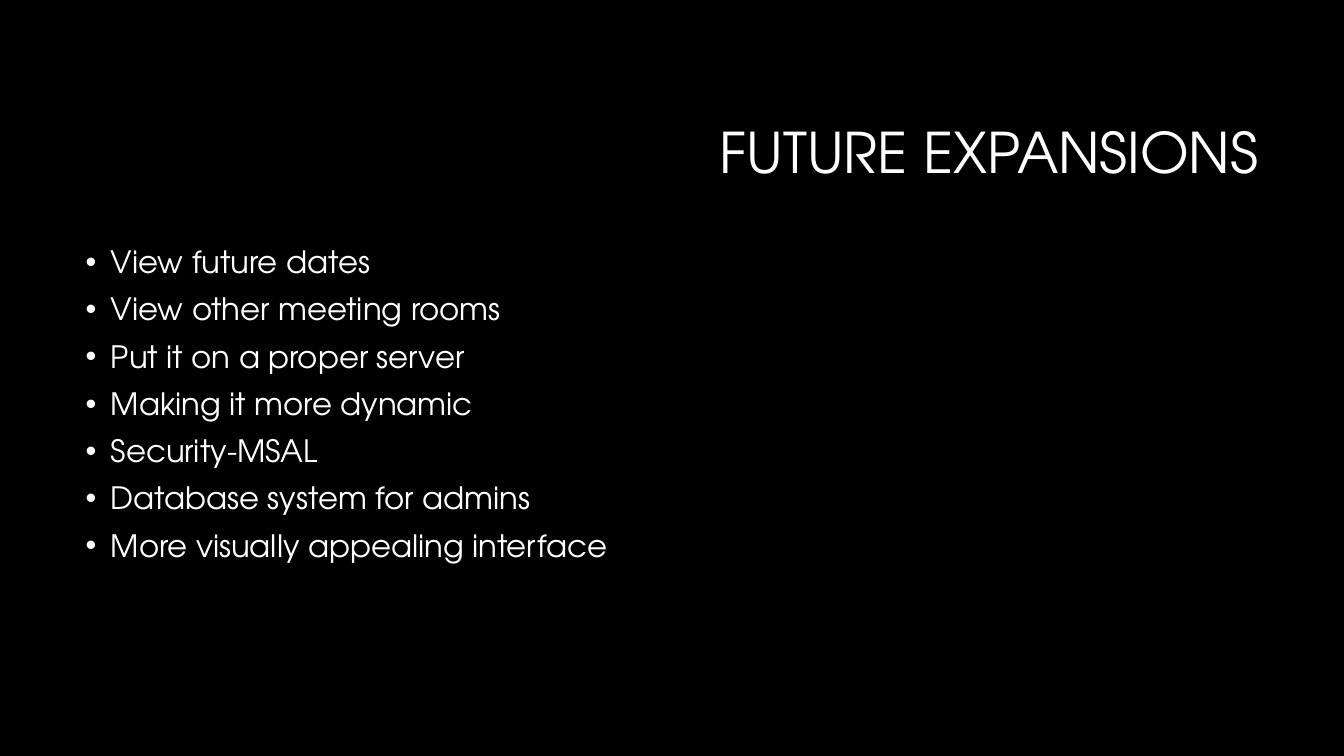
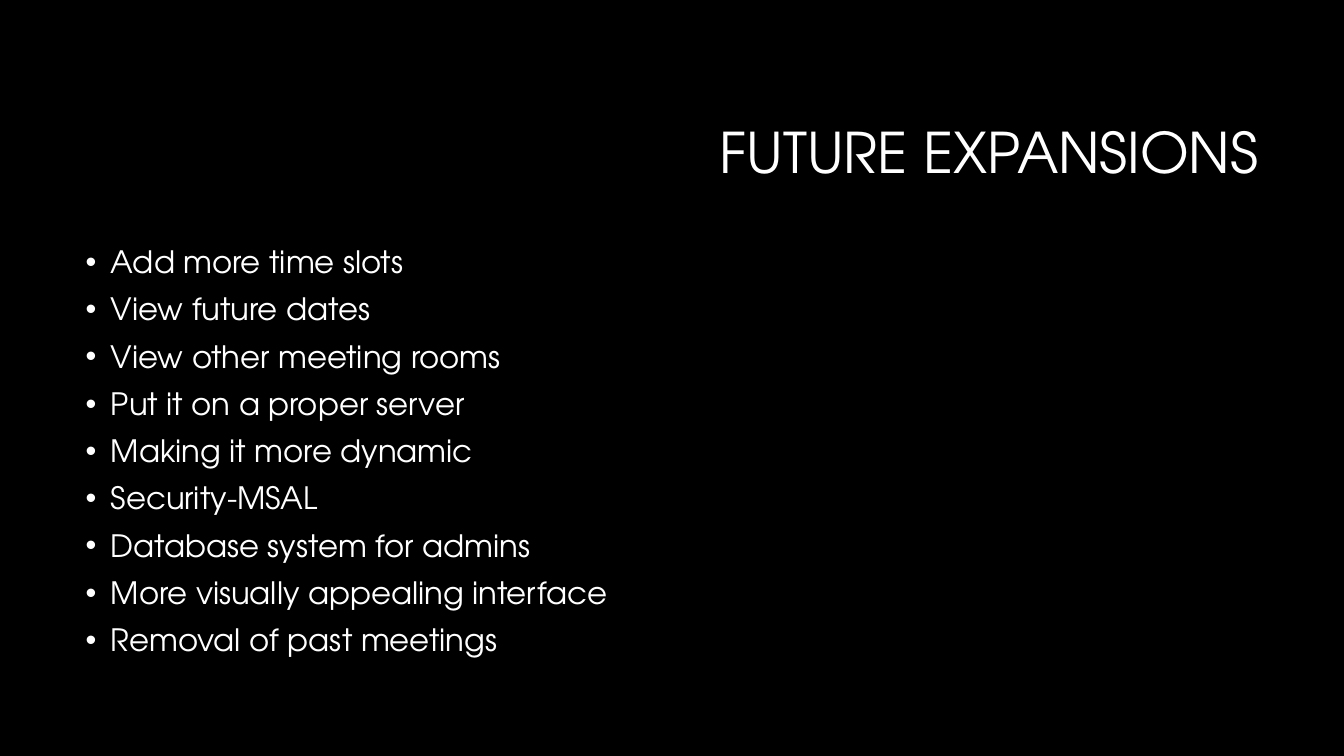
Before and after one commit to RobBas666/SlotMachineF, a slide deck: slide 9 of Presentation.pptx. Drawn at 1344x756 pixels with LibreOffice and Linux fonts; fonts in the diff are those of the drawing; background and template pictures are left out. Boxes give left, top, right and bottom in pixels: in the first picture for what was removed or moved away, otherwise in the second. Text is boxed around its words. In the diff, an @@ line names an element or a change of style, - is before the commit and + after.

```diff
--- a/Presentation.pptx
+++ b/Presentation.pptx
@@ text at (111,250,403,274): paragraph added @@
+• Add more time slots
@@ text at (111,628,497,658): paragraph added @@
+• Removal of past meetings
```
Also in this commit, not shown: 6 other slides changed, 1 slide added.
